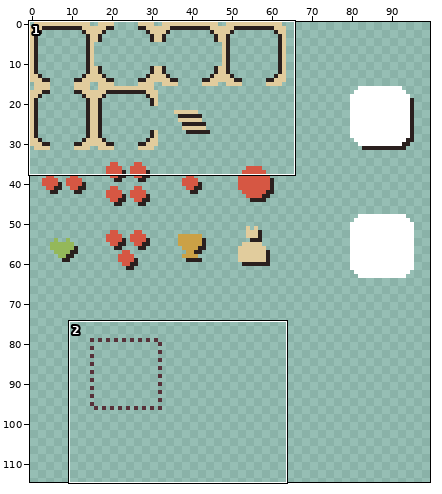
Sprite sheet: Assets/Texture/123.png. Above: a wide view before the commit, with the close-up outlined.
Close-up. First the earlier version:
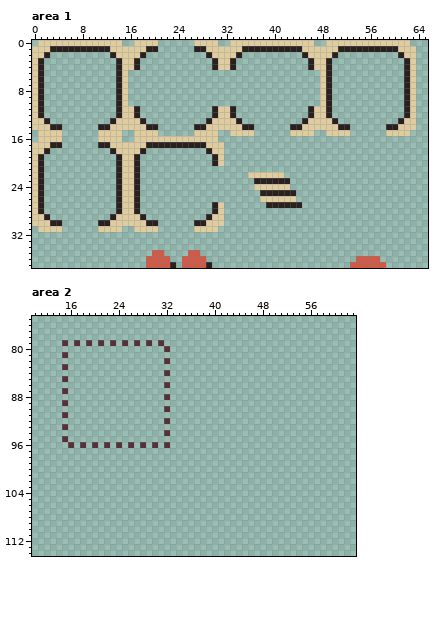
The file is 120x120 pixels. Shown: area 1: x 0..65, y 0..37; area 2: x 10..63, y 75..114. The wide view leaves out empty margins.
After the commit:
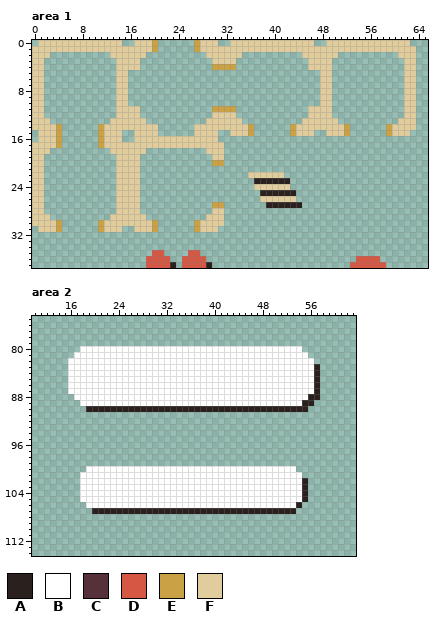
Palette (. is transparent): A #2a201e  B #ffffff  C #573139  D #d65743  E #cba146  F #e1cc9d
Edits made:
Area 1:
The author changed colour A to colour E in row 1 at x 20 and 27; in row 4 at x 30 and 33; in row 11 at x 30 and 33; in row 14 at x 4, 11, 36, 43, 52 and 59; in row 17 at x 4 and 11; in row 20 at x 30.
The author changed colour A to colour E in row 27 at x 30; in row 30 at x 4, 11, 20 and 27.
The author changed colour F to colour E in row 0 at x 20 and 27; in row 4 at x 31 to 32; in row 11 at x 31 to 32; in row 15 at x 4, 11, 36, 43, 52 and 59; in row 16 at x 4 and 11; in row 20 at x 31.
The author changed colour F to colour E in row 27 at x 31; in row 31 at x 4, 11, 20 and 27.
The author changed colour A to colour F in row 1 at x 3 to 12, 19, 28, 35 to 44 and 51 to 60; in row 2 at x 2, 13, 18, 29, 34, 45, 50 and 61; in row 3 at x 1, 14, 17, 30, 33, 46, 49 and 62; in row 4 at x 1, 14, 17, 46, 49 and 62; in rows 5 to 10 at x 1, 14, 49 and 62; in row 11 at x 1, 14, 17, 46, 49 and 62.
The author changed colour A to colour F in row 12 at x 1, 14, 17, 30, 33, 46, 49 and 62; in row 13 at x 2, 13, 18, 29, 34, 45, 50 and 61; in row 14 at x 3, 12, 19 to 20, 27 to 28, 35, 44, 51 and 60; in row 17 at x 3, 12 and 19 to 28; in row 18 at x 2, 13, 18 and 29; in row 19 at x 1, 14, 17 and 30.
The author changed colour A to colour F in rows 20 to 27 at x 1, 14 and 17; in row 28 at x 1, 14, 17 and 30; in row 29 at x 2, 13, 18 and 29; in row 30 at x 3, 12, 19 and 28.
Area 2:
Colour A now appears in rows 83 to 87 at x 57; in row 88 at x 56 to 57; in row 89 at x 55 to 56; in row 90 at x 19 to 31 and 33 to 55; in rows 102 to 105 at x 55; in row 106 at x 54.
Colour A now appears in row 107 at x 20 to 53.
The author changed colour C to colour A in row 90 at x 32.
Colour B now appears in row 80 at x 18 to 31 and 33 to 54; in row 81 at x 17 to 55; in row 82 at x 16 to 31 and 33 to 56; in row 83 at x 16 to 56; in row 84 at x 16 to 31 and 33 to 56; in row 85 at x 16 to 56.
Colour B now appears in row 86 at x 16 to 31 and 33 to 56; in row 87 at x 16 to 56; in row 88 at x 17 to 31 and 33 to 55; in row 89 at x 18 to 54; in row 100 at x 19 to 53; in rows 101 to 105 at x 18 to 54.
Colour B now appears in row 106 at x 19 to 53.
The author changed colour C to colour B in row 80 at x 32; in row 82 at x 32; in row 84 at x 32; in row 86 at x 32; in row 88 at x 32.
Colour C is gone in row 79 at x 15, 17, 19, 21, 23, 25, 27, 29 and 31; in row 81 at x 15; in row 83 at x 15; in row 85 at x 15; in row 87 at x 15; in row 89 at x 15.
Colour C is gone in row 91 at x 15; in row 92 at x 32; in row 93 at x 15; in row 94 at x 32; in row 95 at x 15; in row 96 at x 16, 18, 20, 22, 24, 26, 28, 30 and 32.
